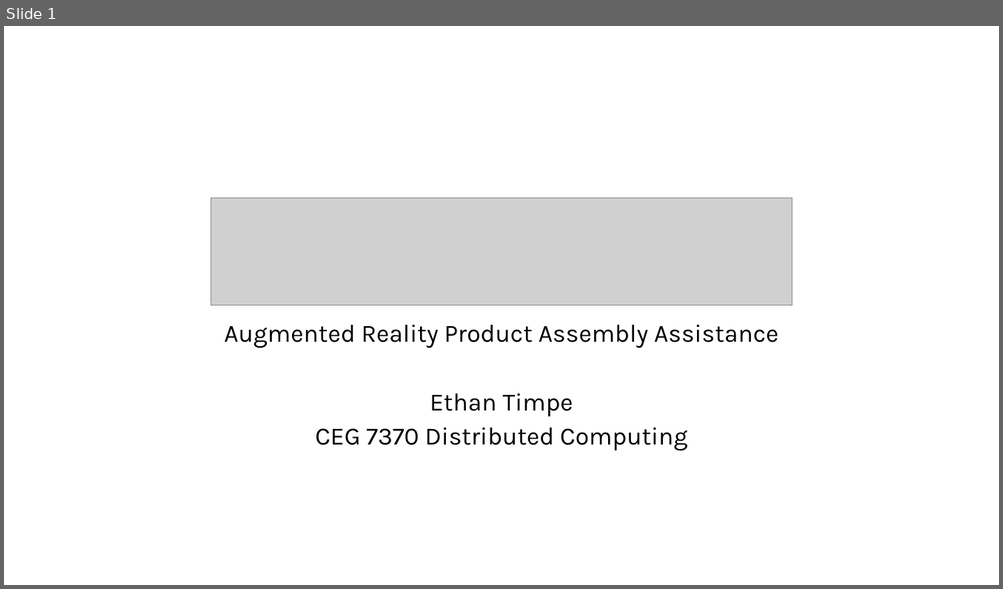
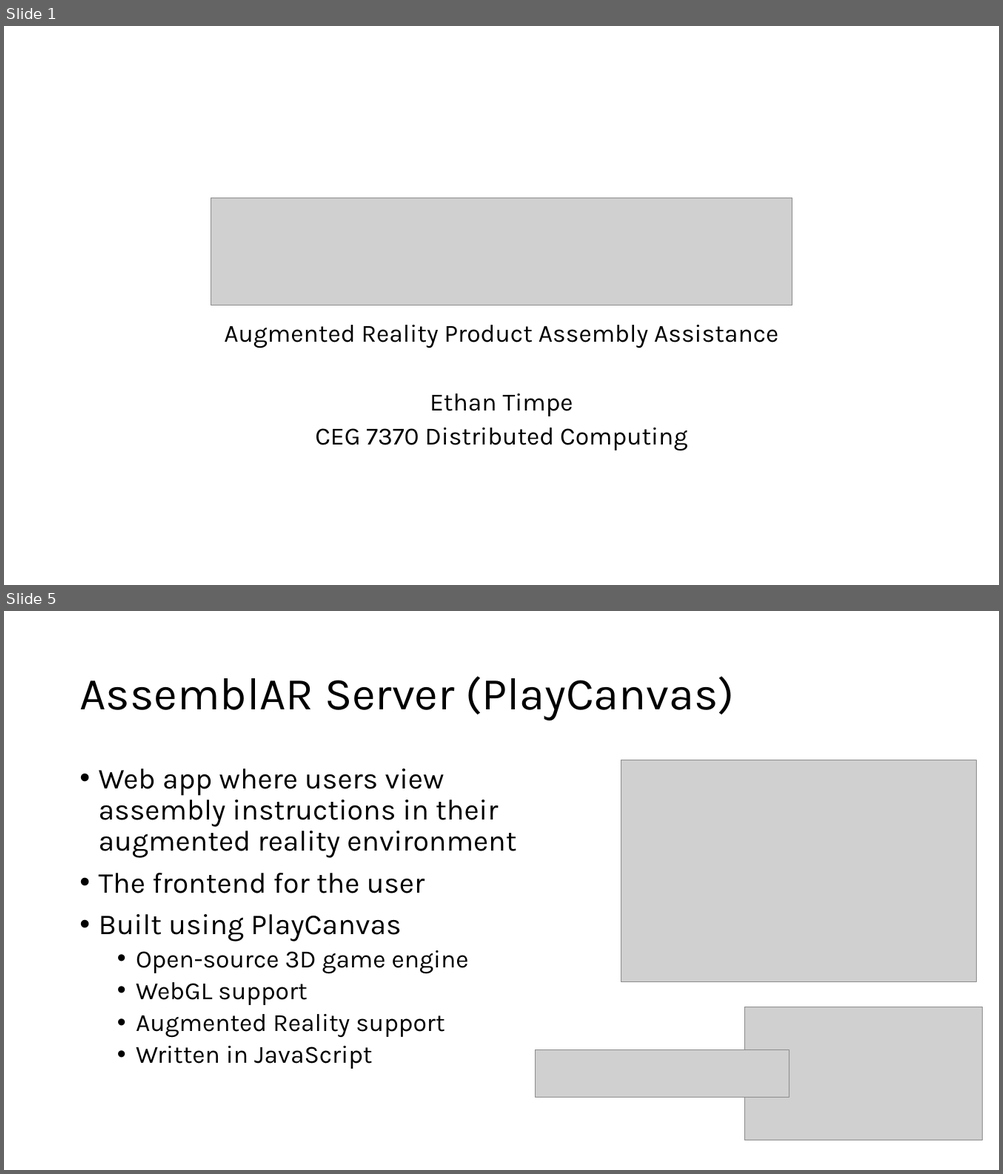
Before and after one commit to ethantimpe/AssemblAR, a slide deck: docs/slides/AssemblAR-Design.pptx. Shown one above the other, each under a label of ours: slide 1 before the commit, slides 1 and 5 after it; the slides between them are not shown. The pictures are 1003x589 and 1003x1174 pixels, drawn with LibreOffice and Linux fonts; fonts in the diff are those of the drawing; grey boxes stand for pictures. Boxes give left, top, right and bottom in pixels: in the first picture for what was removed or moved away, otherwise in the second. Text is boxed around its words. In the diff, an @@ line names an element or a change of style, - is before the commit and + after.

```diff
--- a/docs/slides/AssemblAR-Design.pptx
+++ b/docs/slides/AssemblAR-Design.pptx
@@ slide 5 added at box(4, 611, 999, 1170), background #FFFFFF @@
@@ title added at box(79, 676, 734, 721), 44 pt, text #000000 @@
+AssemblAR Server (PlayCanvas)
@@ picture added at box(621, 760, 976, 982) @@
@@ text added at box(99, 769, 516, 1069), 28 pt, text #000000 @@
+• Web app where users view assembly instructions in their augmented reality environment
+• The frontend for the user
+• Built using PlayCanvas
+  • Open-source 3D game engine
+  • WebGL support
+  • Augmented Reality support
+  • Written in JavaScript
@@ picture added at box(745, 1007, 983, 1141) @@
@@ picture added at box(535, 1050, 789, 1097) @@
```
Also in this commit, not shown: 1 slide changed, 7 other slides added.
